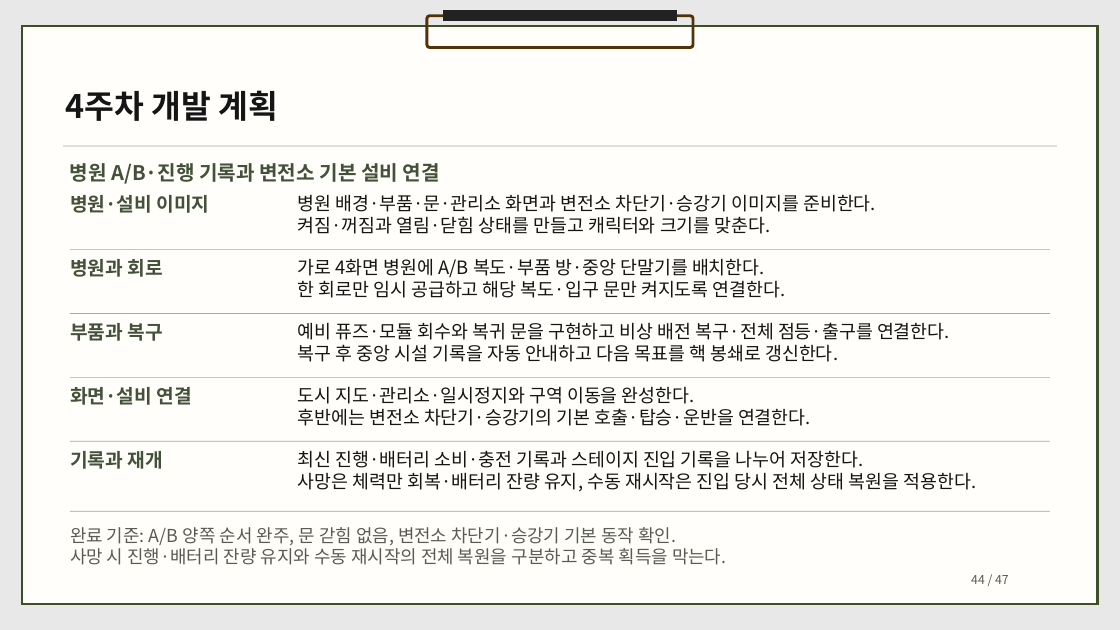
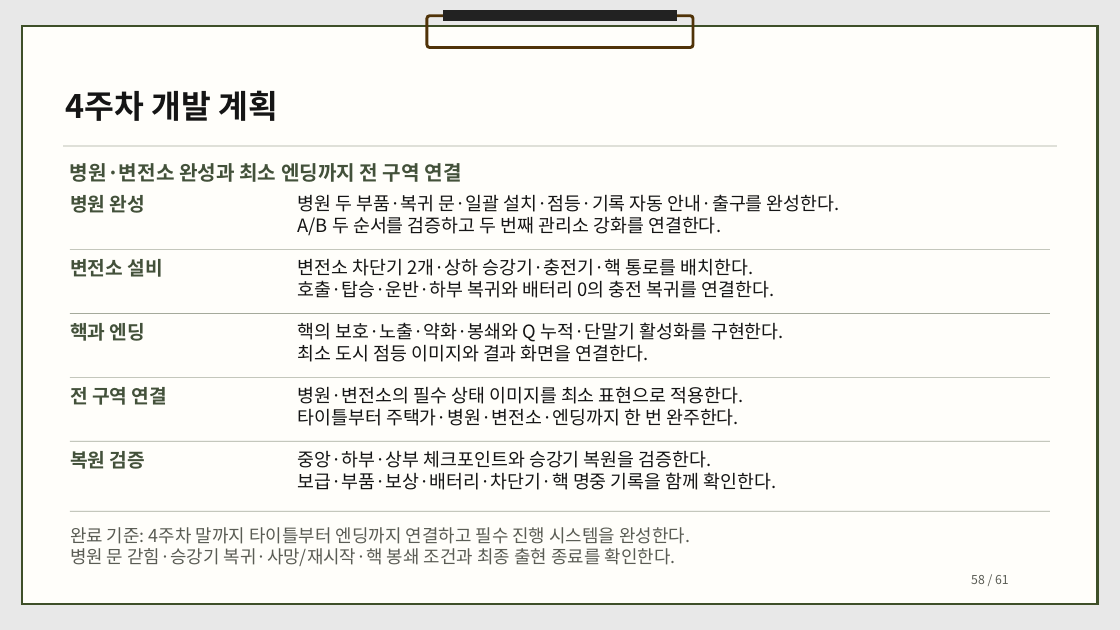
Before and after one commit to dbguswh/2Dgame_project, a slide deck: slide 58 of 2D게임프로그래밍 기획서.pptx (slide 44 before the commit). Drawn at 1120x630 pixels with LibreOffice and Linux fonts; fonts in the diff are those of the drawing. Boxes give left, top, right and bottom in pixels: in the first picture for what was removed or moved away, otherwise in the second. Text is boxed around its words. In the diff, an @@ line names an element or a change of style, - is before the commit and + after.

```diff
--- a/2D게임프로그래밍 기획서.pptx
+++ b/2D게임프로그래밍 기획서.pptx
@@ text at (70, 163, 462, 182): text changed @@
-병원 A/B·진행 기록과 변전소 기본 설비 연결
+병원·변전소 완성과 최소 엔딩까지 전 구역 연결
@@ text at (70, 195, 145, 213): text changed @@
-병원·설비 이미지
+병원 완성
@@ text at (297, 194, 840, 236): text changed @@
-병원 배경·부품·문·관리소 화면과 변전소 차단기·승강기 이미지를 준비한다.
-켜짐·꺼짐과 열림·닫힘 상태를 만들고 캐릭터와 크기를 맞춘다.
+병원 두 부품·복귀 문·일괄 설치·점등·기록 자동 안내·출구를 완성한다.
+A/B 두 순서를 검증하고 두 번째 관리소 강화를 연결한다.
@@ text at (70, 259, 162, 277): text changed @@
-병원과 회로
+변전소 설비
@@ text at (297, 258, 775, 298): text changed @@
-가로 4화면 병원에 A/B 복도·부품 방·중앙 단말기를 배치한다.
-한 회로만 임시 공급하고 해당 복도·입구 문만 켜지도록 연결한다.
+변전소 차단기 2개·상하 승강기·충전기·핵 통로를 배치한다.
+호출·탑승·운반·하부 복귀와 배터리 0의 충전 복귀를 연결한다.
@@ text at (70, 323, 145, 341): text changed @@
-부품과 복구
+핵과 엔딩
@@ text at (297, 322, 784, 362): text changed @@
-예비 퓨즈·모듈 회수와 복귀 문을 구현하고 비상 배전 복구·전체 점등·출구를 연결한다.
-복구 후 중앙 시설 기록을 자동 안내하고 다음 목표를 핵 봉쇄로 갱신한다.
+핵의 보호·노출·약화·봉쇄와 Q 누적·단말기 활성화를 구현한다.
+최소 도시 점등 이미지와 결과 화면을 연결한다.
@@ text at (70, 387, 167, 405): text changed @@
-화면·설비 연결
+전 구역 연결
@@ text at (297, 386, 744, 426): text changed @@
-도시 지도·관리소·일시정지와 구역 이동을 완성한다.
-후반에는 변전소 차단기·승강기의 기본 호출·탑승·운반을 연결한다.
+병원·변전소의 필수 상태 이미지를 최소 표현으로 적용한다.
+타이틀부터 주택가·병원·변전소·엔딩까지 한 번 완주한다.
@@ text at (70, 451, 145, 469): text changed @@
-기록과 재개
+복원 검증
@@ text at (297, 450, 777, 490): text changed @@
-최신 진행·배터리 소비·충전 기록과 스테이지 진입 기록을 나누어 저장한다.
-사망은 체력만 회복·배터리 잔량 유지, 수동 재시작은 진입 당시 전체 상태 복원을 적용한다.
+중앙·하부·상부 체크포인트와 승강기 복원을 검증한다.
+보급·부품·보상·배터리·차단기·핵 명중 기록을 함께 확인한다.
@@ text at (70, 527, 690, 566): text changed @@
-완료 기준: A/B 양쪽 순서 완주, 문 갇힘 없음, 변전소 차단기·승강기 기본 동작 확인.
-사망 시 진행·배터리 잔량 유지와 수동 재시작의 전체 복원을 구분하고 중복 획득을 막는다.
+완료 기준: 4주차 말까지 타이틀부터 엔딩까지 연결하고 필수 진행 시스템을 완성한다.
+병원 문 갇힘·승강기 복귀·사망/재시작·핵 봉쇄 조건과 최종 출현 종료를 확인한다.
@@ text at (971, 575, 1009, 584): text changed @@
-44 / 47
+58 / 61
```
Also in this commit, not shown: 45 other slides changed, 14 slides added, 1 other file.
